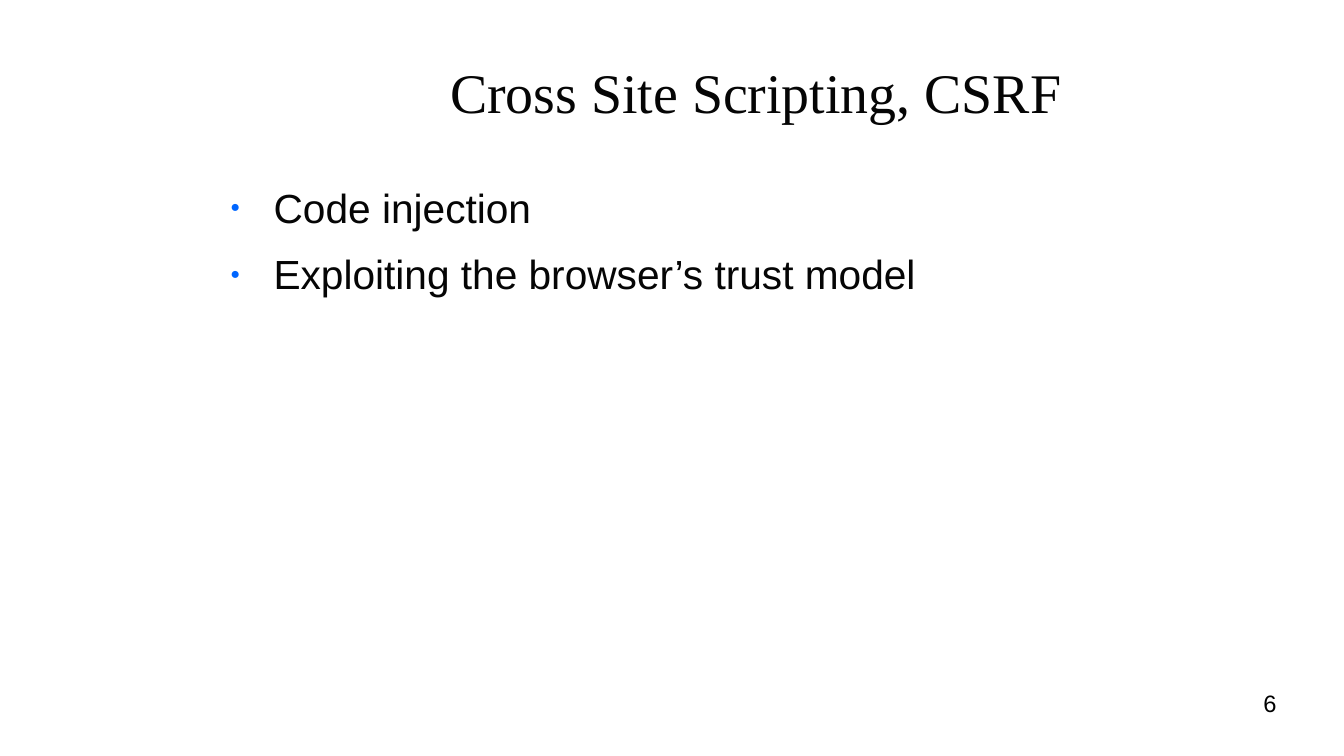
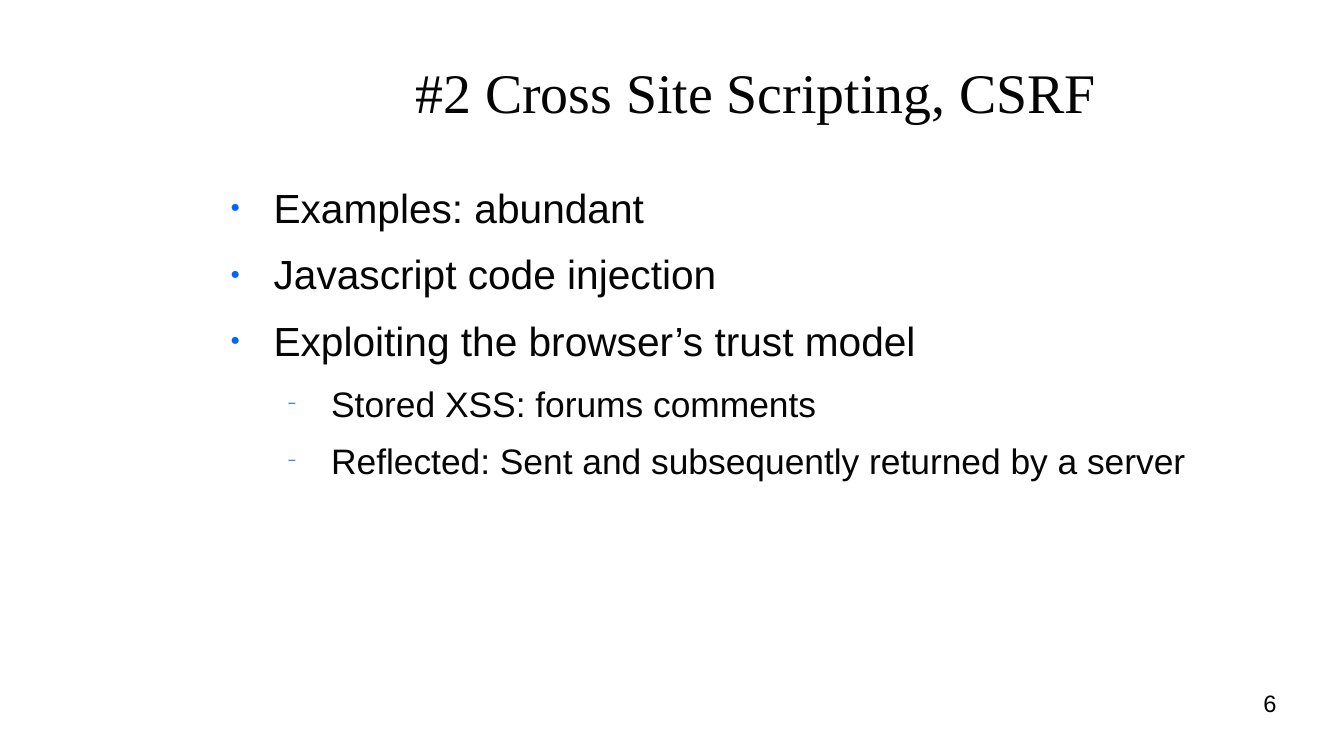
Before and after one commit to niceyeti/DeepSeq, a slide deck: slide 6 of security/top_cves.odp. Drawn at 1344x756 pixels with LibreOffice and Linux fonts; fonts in the diff are those of the drawing; background and template pictures are left out. Boxes give left, top, right and bottom in pixels: in the first picture for what was removed or moved away, otherwise in the second. Text is boxed around its words. In the diff, an @@ line names an element or a change of style, - is before the commit and + after.

```diff
--- a/security/top_cves.odp
+++ b/security/top_cves.odp
@@ title at (415, 76, 1096, 124): text changed @@
-Cross Site Scripting, CSRF
+#2 Cross Site Scripting, CSRF
@@ text at (274, 193, 716, 297): text changed @@
-● Code injection
+● Examples: abundant
+● Javascript code injection
@@ text at (331, 391, 1185, 481): paragraphs added @@
+  − Stored XSS: forums comments
+  − Reflected: Sent and subsequently returned by a server
```
Also in this commit, not shown: 8 other slides changed, 2 slides added, 2 other files.
